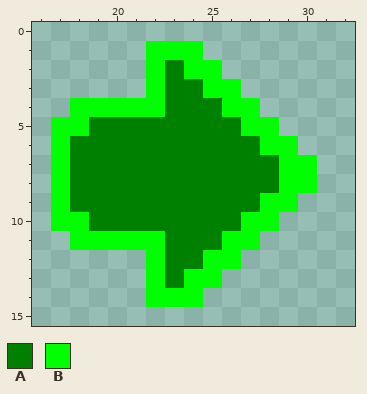
One commit to this pixel-art sprite: tiles/terrain/arrows/right_2.png. The picture above was drawn from the file before the commit.
The file is 48x16 pixels. Shown: x 16..32, y 0..15.
Palette (. is transparent): A #008000  B #00ff00
Pixels before, first column x 17:
 1 .....BBB......
 2 .....BABB.....
 3 .....BAABB....
 4 .BBBBBAAABB...
 5 BBAAAAAAAABB..
 6 BAAAAAAAAAABB.
 7 BAAAAAAAAAAABB
 8 BAAAAAAAAAAABB
 9 BAAAAAAAAAABB.
10 BBAAAAAAAABB..
11 .BBBBBAAABB...
12 .....BAABB....
13 .....BABB.....
14 .....BBB......
The same view after the edit:
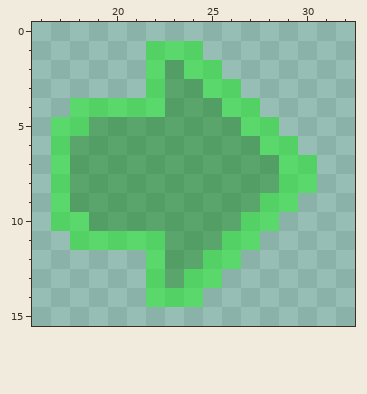
Edits made:
{"colour":"A","old":"#008000","new":"#00800066"}
{"colour":"B","old":"#00ff00","new":"#00ff0066"}
